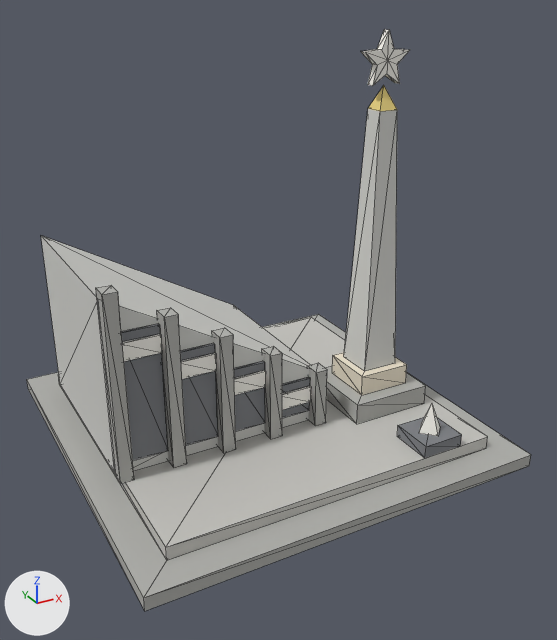
The glTF model web/public/models/soviet_bloc/temple.glb as it was, and as the next commit left it.
The view is the same before and after, from a 50 mm camera at (-0.754, -1.482, 1.012) aimed at (0.015, -0.083, 0.312). Lighting does not change. The marker at lower left points along +X, +Y and +Z. The first picture is the older version. Mesh edges are drawn as thin lines. Vertices at exactly the same position are counted once.

Before the edit, the objects in view are built like this:
```python
mat_soviet_bloc_extra = principled_material('soviet_bloc_extra')
mat_soviet_bloc_extra.base_color = (0.557, 0.549, 0.518)  # light grey #c5c4bf
mat_soviet_bloc_extra.roughness = 1.0
mat_soviet_bloc_roof = principled_material('soviet_bloc_roof')
mat_soviet_bloc_roof.base_color = (0.839, 0.761, 0.612)  # pale yellow #ece2cd
mat_soviet_bloc_roof.roughness = 1.0
mat_soviet_bloc_stone = principled_material('soviet_bloc_stone')
mat_soviet_bloc_stone.base_color = (0.431, 0.431, 0.408)  # grey #afafab
mat_soviet_bloc_stone.roughness = 1.0
mat_soviet_bloc_trim = principled_material('soviet_bloc_trim')
mat_soviet_bloc_trim.base_color = (0.831, 0.663, 0.227)  # yellow #ebd583
mat_soviet_bloc_trim.roughness = 1.0
me_soviet_bloc_temple = bpy.data.meshes.new('soviet_bloc_temple')
me_soviet_bloc_temple.from_pydata(...)  # 188 vertices, 292 faces; spans x -0.46..0.46, y -0.46..0.46, z 0.0..0.92
# faces by material slot: [84, 12, 24, 60, 94, 12, 6]
me_soviet_bloc_temple.materials.append(mat_soviet_bloc_stone)  # grey #afafab
me_soviet_bloc_temple.materials.append(mat_soviet_bloc_extra)  # light grey #c5c4bf
me_soviet_bloc_temple.materials.append(mat_soviet_bloc_wall)  # light grey #d4d4cf
me_soviet_bloc_temple.materials.append(mat_soviet_bloc_dark)  # grey #7d7f83
me_soviet_bloc_temple.materials.append(mat_team)  # white #f7f5ed
me_soviet_bloc_temple.materials.append(mat_soviet_bloc_roof)  # pale yellow #ece2cd
me_soviet_bloc_temple.materials.append(mat_soviet_bloc_trim)  # yellow #ebd583
ob_soviet_bloc_temple = bpy.data.objects.new('soviet_bloc_temple', me_soviet_bloc_temple)
ob_soviet_bloc_temple.location = (0.0, 0.0, 0.0)
```
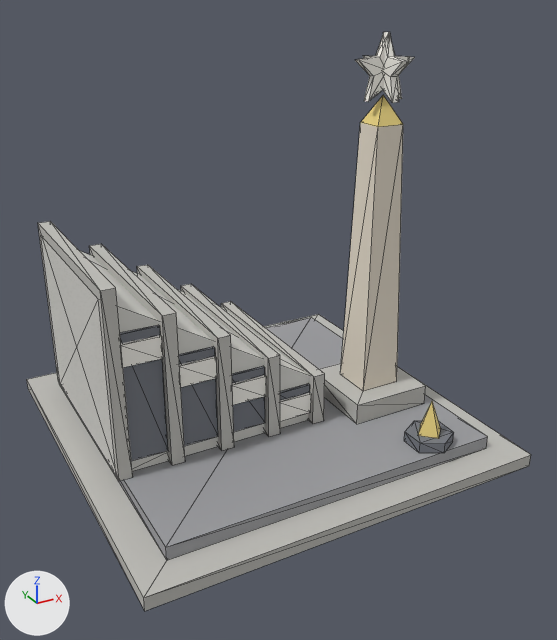
What differs and where, as boxes [x1, y1, x2, y2] in the pictures (557 x 640 px; the box of a moved part takes in the faces that stretch with it):
'soviet_bloc_temple', recoloured, reshaped
    before: [27, 29, 531, 611]
    after: [27, 32, 531, 611]
part 1 of me_soviet_bloc_temple, added
    after: [38, 221, 133, 481]
part 2 of me_soviet_bloc_temple, added
    after: [89, 244, 185, 465]
part 3 of me_soviet_bloc_temple, added
    after: [137, 265, 234, 451]
part 4 of me_soviet_bloc_temple, added
    after: [181, 284, 280, 437]
part 5 of me_soviet_bloc_temple, added
    after: [221, 301, 325, 424]
part 6 of me_soviet_bloc_temple, added
    after: [404, 421, 454, 453]
part 7 of me_soviet_bloc_temple, added
    after: [121, 335, 163, 368]
part 8 of me_soviet_bloc_temple, added
    after: [179, 356, 217, 387]
part 9 of me_soviet_bloc_temple, added
    after: [232, 375, 266, 405]
part 10 of me_soviet_bloc_temple, added
    after: [280, 393, 311, 421]
part 11 of me_soviet_bloc_temple, moved or reshaped
    before: [361, 29, 410, 86]
    after: [355, 32, 415, 102]
part 12 of me_soviet_bloc_temple, rebuilt (19% wider)
    before: [344, 85, 397, 371]
    after: [340, 95, 403, 391]
part 13 of me_soviet_bloc_temple, rebuilt (15% taller)
    before: [419, 404, 440, 436]
    after: [418, 402, 440, 439]
part 14 of me_soviet_bloc_temple, added
    after: [363, 32, 409, 103]
part 15 of me_soviet_bloc_temple, deleted
    before: [96, 285, 407, 483]
part 16 of me_soviet_bloc_temple, cut back
    before: [42, 236, 462, 471]
    after: [80, 251, 310, 471]
part 17 of me_soviet_bloc_temple, recoloured (light grey to grey)
    before: [58, 318, 487, 560]
    after: [111, 318, 487, 560]

What changed in the scene script:
```text
Change mat_soviet_bloc_stone:
    mat_soviet_bloc_stone.base_color: (0.431, 0.431, 0.408) -> (0.522, 0.514, 0.482)  # grey #afafab -> light grey #bfbeb8
Change mat_soviet_bloc_extra:
    mat_soviet_bloc_extra.base_color: (0.557, 0.549, 0.518) -> (0.831, 0.663, 0.227)  # light grey #c5c4bf -> yellow #ebd583
Change mat_soviet_bloc_roof:
    mat_soviet_bloc_roof.base_color: (0.839, 0.761, 0.612) -> (0.333, 0.337, 0.353)  # pale yellow #ece2cd -> grey #9c9da0
Change mat_soviet_bloc_trim:
    mat_soviet_bloc_trim.base_color: (0.831, 0.663, 0.227) -> (0.788, 0.718, 0.604)  # yellow #ebd583 -> pale yellow #e6dccc
Change me_soviet_bloc_temple:
    remove me_soviet_bloc_temple.from_pydata(...)  # 188 vertices, 292 faces; spans x -0.46..0.46, y -0.46..0.46, z 0.0..0.92
    add me_soviet_bloc_temple.from_pydata(...)  # 206 vertices, 328 faces; spans x -0.46..0.46, y -0.46..0.46, z 0.0..0.915
    me_soviet_bloc_temple part 1: a new loose piece, a box spanning x -0.4..-0.37, y -0.15..0.35, z 0.06..0.485, in mat_soviet_bloc_stone (light grey #bfbeb8)
    me_soviet_bloc_temple part 2: a new loose piece, a box spanning x -0.282..-0.253, y -0.15..0.35, z 0.06..0.41, in mat_soviet_bloc_stone (light grey #bfbeb8)
    me_soviet_bloc_temple part 3: a new loose piece, a box spanning x -0.165..-0.135, y -0.15..0.35, z 0.06..0.335, in mat_soviet_bloc_stone (light grey #bfbeb8)
    me_soviet_bloc_temple part 4: a new loose piece, a box spanning x -0.047..-0.017, y -0.15..0.35, z 0.06..0.26, in mat_soviet_bloc_stone (light grey #bfbeb8)
    me_soviet_bloc_temple part 5: a new loose piece, a box spanning x 0.07..0.1, y -0.15..0.35, z 0.06..0.185, in mat_soviet_bloc_stone (light grey #bfbeb8)
    me_soviet_bloc_temple part 6: a new loose piece, a 6-sided cylinder along z spanning x 0.212..0.308, y -0.395..-0.285, z 0.06..0.085, in mat_soviet_bloc_dark (grey #767981)
    me_soviet_bloc_temple part 7: a new loose piece, a box spanning x -0.3687..-0.2837, y -0.142..-0.132, z 0.3125..0.3625, in mat_team (white #f7f5ed)
    me_soviet_bloc_temple part 8: a new loose piece, a box spanning x -0.2512..-0.1662, y -0.142..-0.132, z 0.2375..0.2875, in mat_team (white #f7f5ed)
    me_soviet_bloc_temple part 9: a new loose piece, a box spanning x -0.1338..-0.0488, y -0.142..-0.132, z 0.1625..0.2125, in mat_team (white #f7f5ed)
    me_soviet_bloc_temple part 10: a new loose piece, a box spanning x -0.0163..0.0688, y -0.142..-0.132, z 0.0875..0.1375, in mat_team (white #f7f5ed)
    me_soviet_bloc_temple part 11: the loose piece of 22 vertices spanning x 0.203..0.317, y -0.109..-0.091, z 0.811..0.92 is scaled about its middle by (1.25, 0.889, 1.25), then moved by (0.0, 0.0, -0.019)
    me_soviet_bloc_temple part 12: the loose piece of 9 vertices spanning x 0.215..0.305, y -0.145..-0.055, z 0.16..0.81 is rebuilt with 9 vertices and now spans x 0.21..0.31, y -0.15..-0.05, z 0.11..0.79
    me_soviet_bloc_temple part 13: the loose piece of 5 vertices spanning x 0.23..0.29, y -0.37..-0.31, z 0.09..0.16 is rebuilt with 5 vertices and now spans x 0.228..0.292, y -0.372..-0.308, z 0.085..0.165, in mat_soviet_bloc_extra (yellow #ebd583)
    me_soviet_bloc_temple part 14: a new loose piece of 22 vertices spanning x 0.252..0.268, y -0.171..-0.029, z 0.779..0.915, in mat_team (white #f7f5ed)
    me_soviet_bloc_temple part 15: 7 loose pieces with 56 vertices, spanning x -0.4..0.325, y -0.165..-0.035, z 0.06..0.48, are deleted
    me_soviet_bloc_temple part 16: 50 vertices removed from x -0.369..0.31, y -0.39..0.33, z 0.06..0.41; 18 vertices added at x -0.369..0.1, y -0.136..0.33, z 0.157..0.382
    me_soviet_bloc_temple part 17: 12 faces spanning x -0.39..0.39, y -0.39..0.39, z 0.03..0.06 switch from mat_soviet_bloc_extra (light grey #c5c4bf) to mat_soviet_bloc_roof (grey #9c9da0)
```
